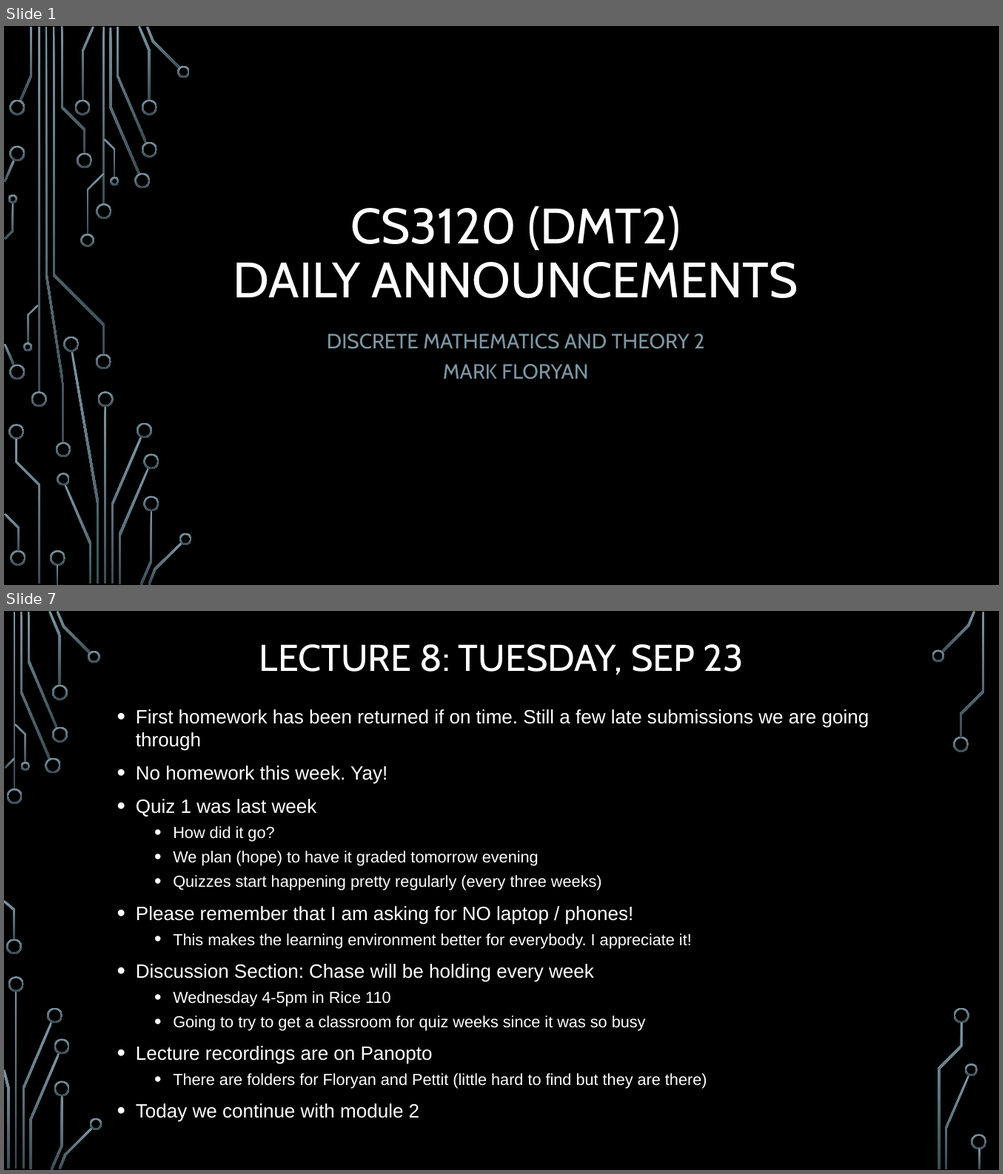
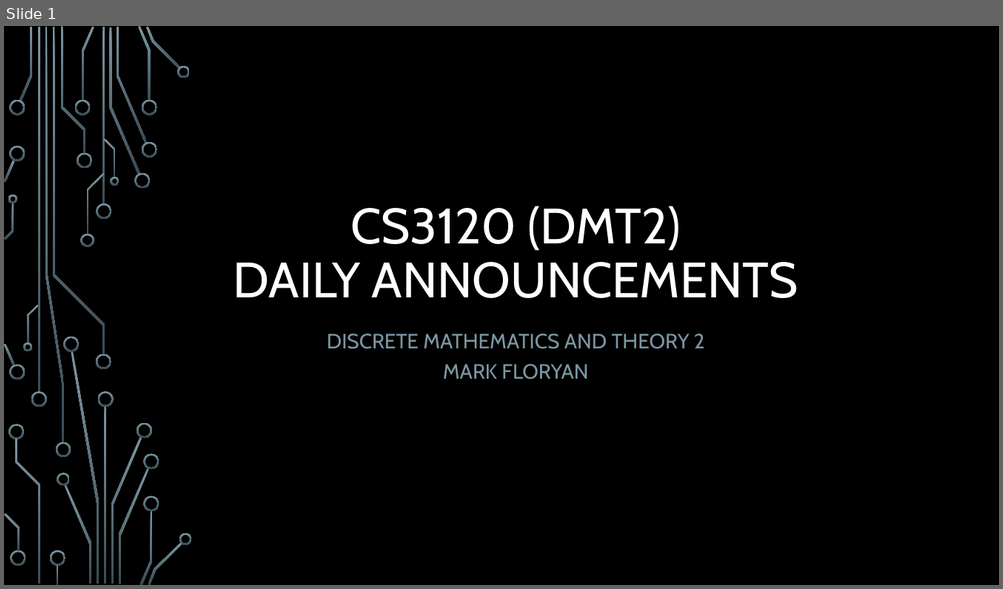
Before and after one commit to markfloryan/dmt2, a slide deck: slides/00-DailyAnnouncements.pptx. Shown one above the other, each under a label of ours: slides 1 and 7 before the commit, slide 1 after it; the slides between them are not shown. The pictures are 1003x1174 and 1003x589 pixels, drawn with LibreOffice and Linux fonts; fonts in the diff are those of the drawing; background and template pictures are left out. Boxes give left, top, right and bottom in pixels: in the first picture for what was removed or moved away, otherwise in the second. Text is boxed around its words. In the diff, an @@ line names an element or a change of style, - is before the commit and + after.

```diff
--- a/slides/00-DailyAnnouncements.pptx
+++ b/slides/00-DailyAnnouncements.pptx
@@ slide 7 removed at bbox=[4, 611, 999, 1170], background picture (left out) @@
@@ title removed at bbox=[259, 644, 743, 675] @@
-LECTURE 8: TUESDAY, SEP 23
@@ text removed at bbox=[136, 709, 869, 1122] @@
-• First homework has been returned if on time. Still a few late submissions we are going through
-• No homework this week. Yay!
-• Quiz 1 was last week
-  • How did it go?
-  • We plan (hope) to have it graded tomorrow evening
-  • Quizzes start happening pretty regularly (every three weeks)
-• Please remember that I am asking for NO laptop / phones!
-  • This makes the learning environment better for everybody. I appreciate it!
-• Discussion Section: Chase will be holding every week
-  • Wednesday 4-5pm in Rice 110
-  • Going to try to get a classroom for quiz weeks since it was so busy
-• Lecture recordings are on Panopto
-  • There are folders for Floryan and Pettit (little hard to find but they are there)
-• Today we continue with module 2
@@ group removed at bbox=[4, 611, 987, 1170]: 33 freeform shapes, 3 rectangles @@
```
Also in this commit, not shown: 1 slide changed, 18 other slides removed, 1 other file.
